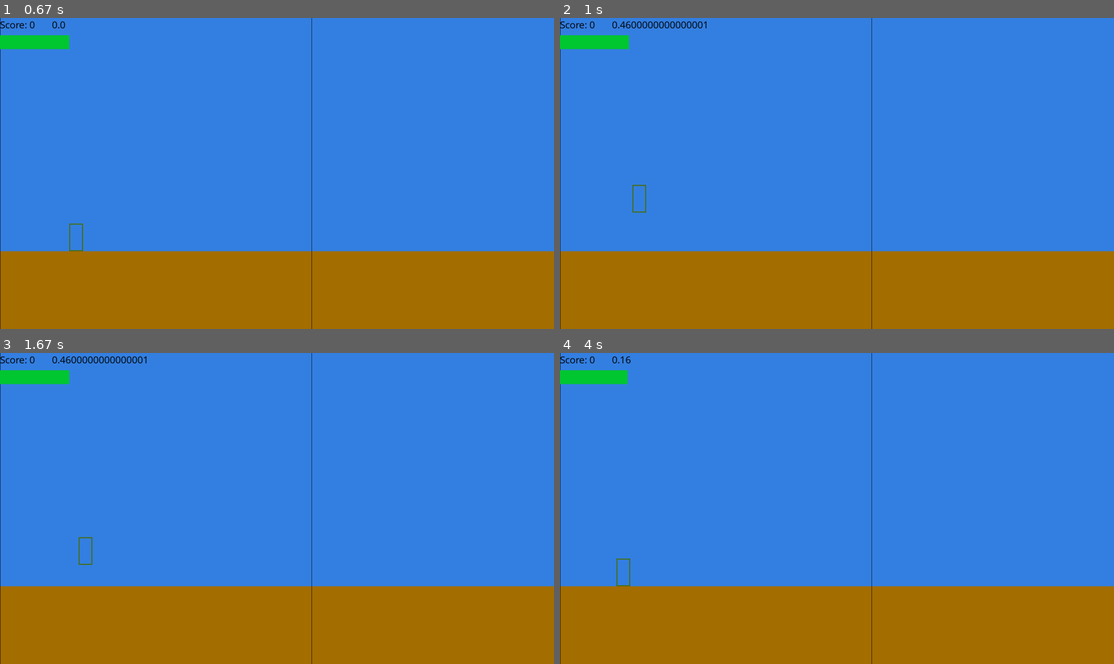
Above: before the commit, frames 1-4 (two rows, left to right).
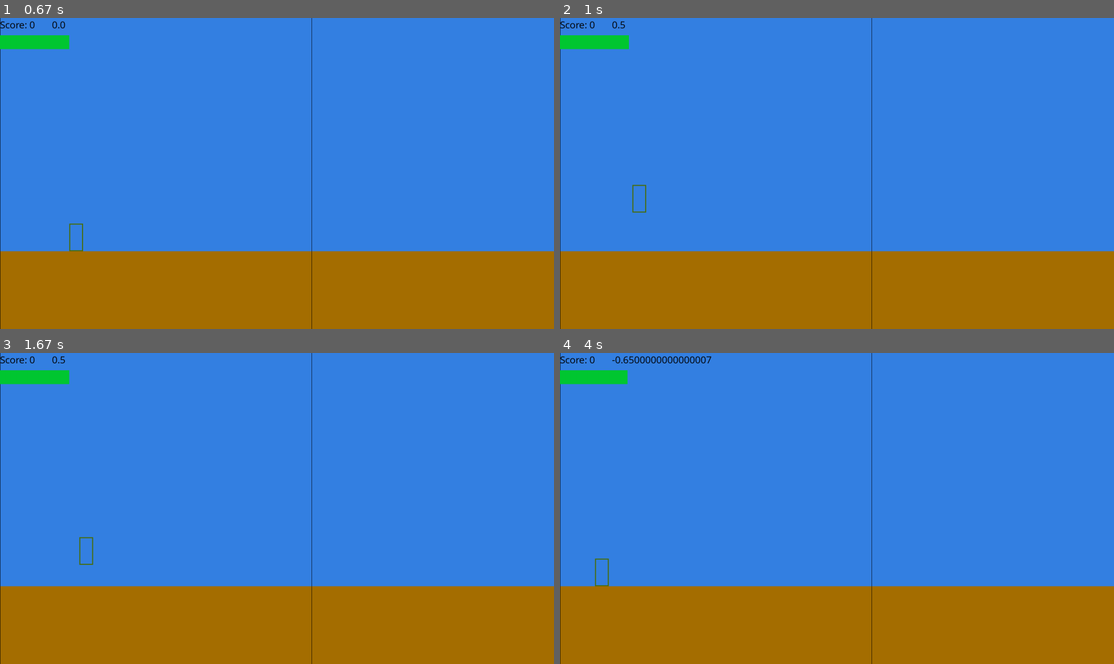
Above: after the commit, the same moments.

Repository: D3t3rm1nat1on/OurGame_PyGame
Game: pygame game, started from src/main.py
The game is run twice, just before and just after one commit, with the same random seed, the same clock (stepped at 60 frames per second) and the same inputs.
Inputs:
- Up to frame 1 (0.67 s): hold Right from 0.33 s (still down)
- Up to frame 2 (1 s): release Right at 0.8 s; hold Up from 0.83 s (still down)
- Up to frame 3 (1.67 s): release Up at 1.13 s; hold Right 1.17-1.63 s
- Up to frame 4 (4 s): hold Left 1.67-2.2 s; hold Down 2.23-2.53 s; hold Left 2.57-2.97 s; hold Up 3-3.37 s; hold Right from 3.4 s (still down)

Frame 1 is identical in both runs. In frame 2, 0.2% of the frame differs, in the area x 10-27%, y 0-4%; in frame 3, 0.3%; in frame 4, 0.4%, in the area x 6-28%, y 0-76%.

Commit message:
movement fixes

Diff:
--- a/src/command/CrouchCommand.py
+++ b/src/command/CrouchCommand.py
@@ -20,6 +20,6 @@
 
         if self.on_ground(self.state, self.unit):
             if self.unit.speed.x > 0:
+                self.unit.speed.x -= .04
+            else:
                 self.unit.speed.x -= .015
-            else:
-                self.unit.speed.x -= .04
--- a/src/command/MovePlayerCommand.py
+++ b/src/command/MovePlayerCommand.py
@@ -16,15 +16,15 @@
 
         # замедляется без спринта (в подкате и дивижении назад не спринтует)
         if (not player.is_sprinting or player.is_crouching or player.is_slowing) and self.on_ground(self.state, player):
-            if player.speed.x > .09:
-                player.speed.x -= .09
+            if player.speed.x > .07:
+                player.speed.x -= .07
             elif player.speed.x > 0:
                 player.speed.x = 0
 
         # ускоряется до *нулевой* скосрости
         if not (player.is_crouching or player.is_slowing) and self.on_ground(self.state, player):
-            if player.speed.x < -.09:
-                player.speed.x += .09
+            if player.speed.x < -.05:
+                player.speed.x += .05
             elif player.speed.x < 0:
                 player.speed.x = 0
 
--- a/src/main.py
+++ b/src/main.py
@@ -70,7 +70,6 @@
                         self.player.is_crouching = False
                         self.player.rect_collision.size = self.player.full_size
                         self.player.position.y -= self.player.full_size.y - self.player.crouch_size.y
-                        self.player.speed.x = 0
                 if event.key == pygame.K_RIGHT:
                     if self.player.is_sprinting:
                         self.player.is_sprinting = False
